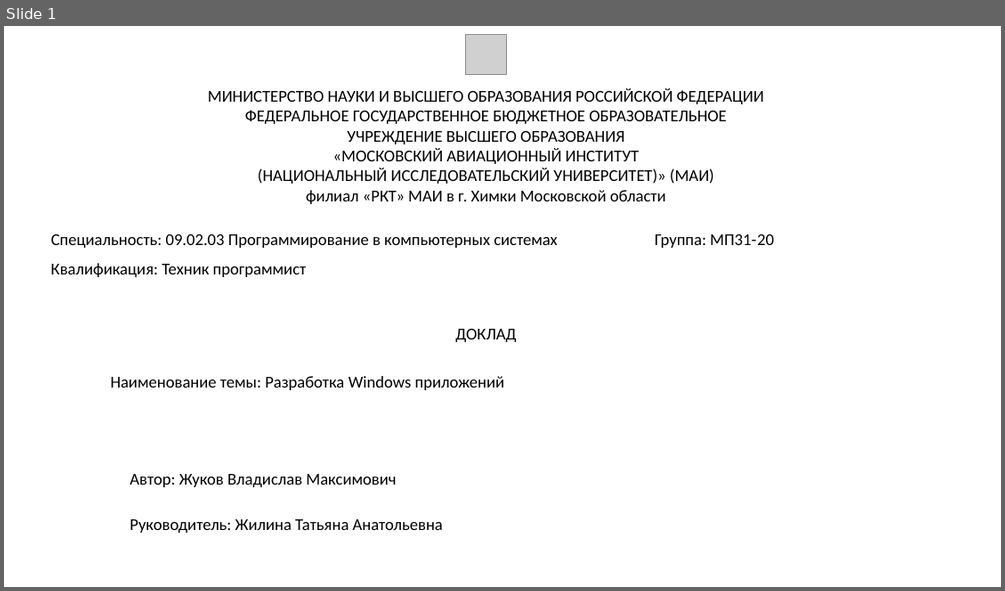
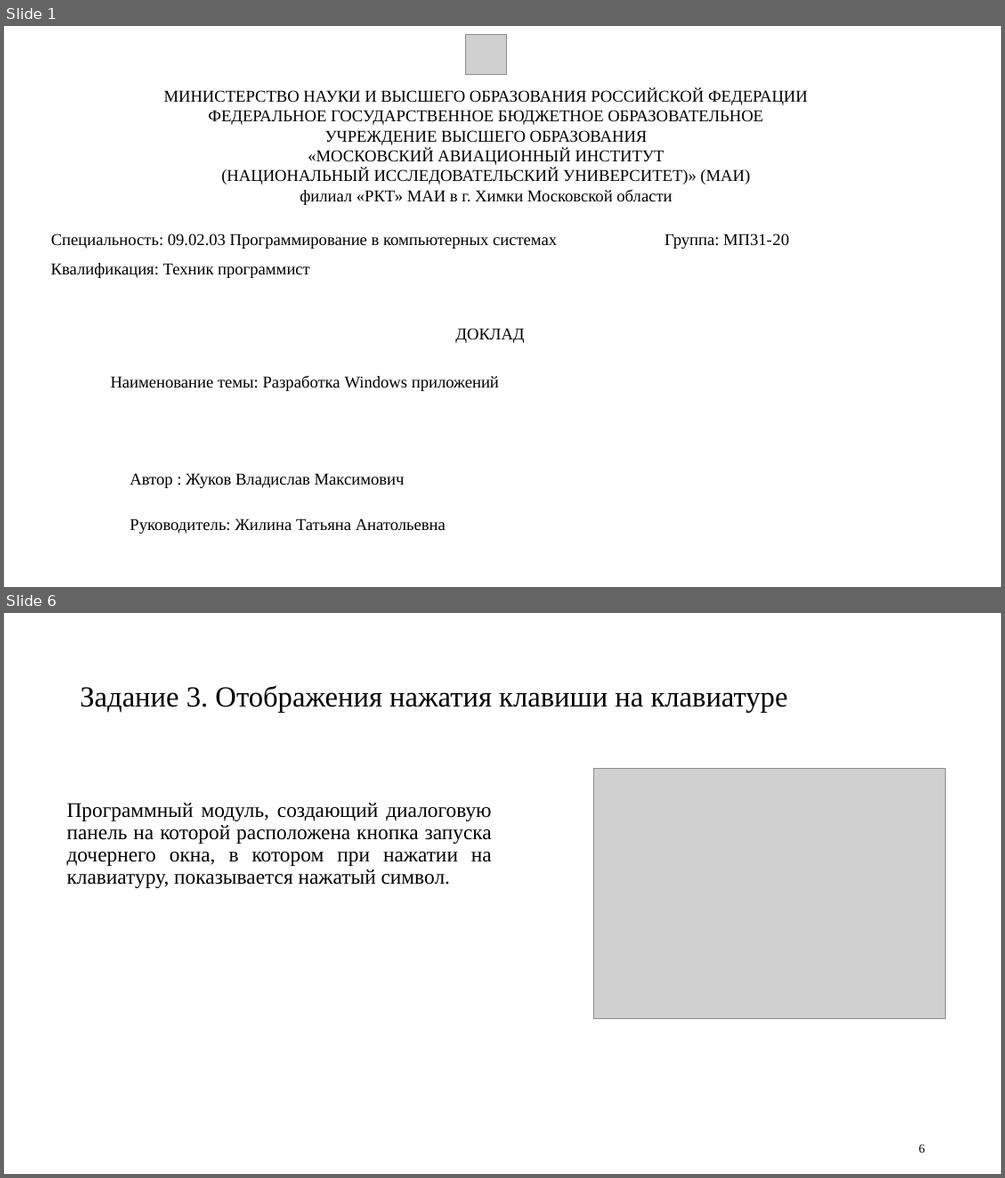
Before and after one commit to Feeralbee/praktika_system_programming, a slide deck: ЖуковМП3120.pptx. Shown one above the other, each under a label of ours: slide 1 before the commit, slides 1 and 6 after it; the slides between them are not shown. The pictures are 1005x591 and 1005x1178 pixels, drawn with LibreOffice and Linux fonts; fonts in the diff are those of the drawing; grey boxes stand for pictures. Boxes give left, top, right and bottom in pixels: in the first picture for what was removed or moved away, otherwise in the second. Text is boxed around its words. In the diff, an @@ line names an element or a change of style, - is before the commit and + after.

```diff
--- a/ЖуковМП3120.pptx
+++ b/ЖуковМП3120.pptx
@@ slide 6 added at (4,613,1001,1174), background #FFFFFF @@
@@ title added at (80,685,788,712), 28 pt, text #000000 @@
+Задание 3. Отображения нажатия клавиши на клавиатуре
@@ picture added at (594,769,946,1018) @@
@@ text added at (67,803,492,888), 20 pt, text #000000 @@
+Программный модуль, создающий диалоговую панель на которой расположена кнопка запуска дочернего окна, в котором при нажатии на клавиатуру, показывается нажатый символ.
@@ page number added at (919,1143,925,1152), 12 pt, text #000000 @@
+6
@@ slide 1 changed as well @@
@@ font Calibri to Times New Roman in 6 elements at (164,89,808,205), (129,518,445,533), (111,376,499,391), (51,233,789,248), (455,328,524,343), (51,263,310,278) @@
@@ text at (129,473,404,488): text changed; font Calibri to Times New Roman @@
-Автор: Жуков Владислав Максимович
+Автор : Жуков Владислав Максимович
```
Also in this commit, not shown: 13 other slides added, 3 slides removed.
